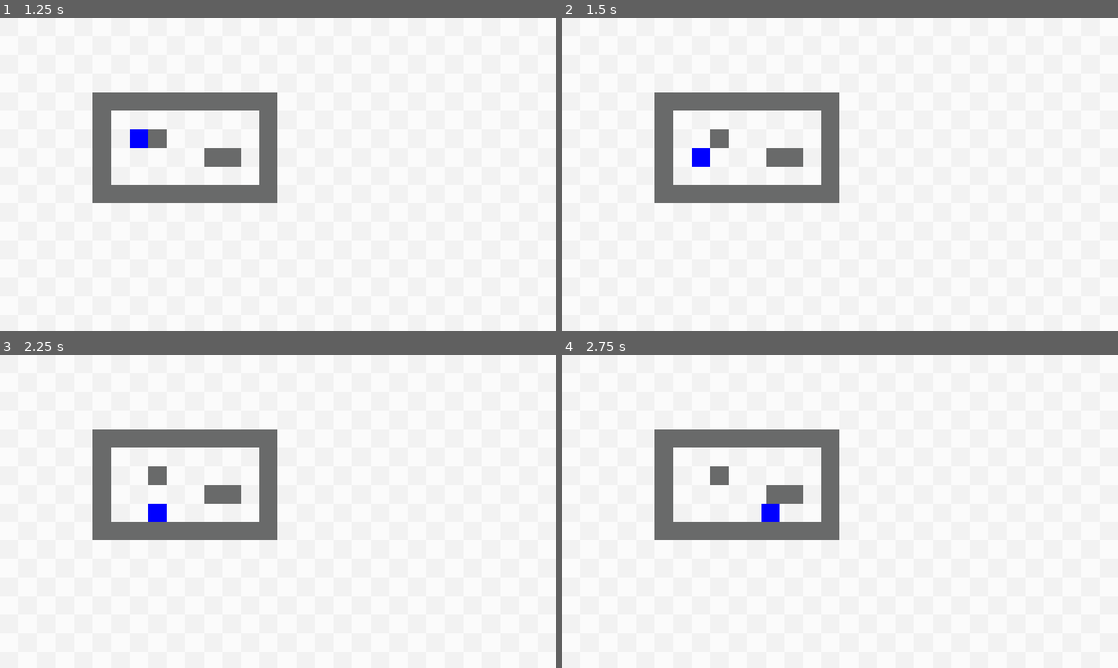
Above: before the commit, frames 1-4 (two rows, left to right).
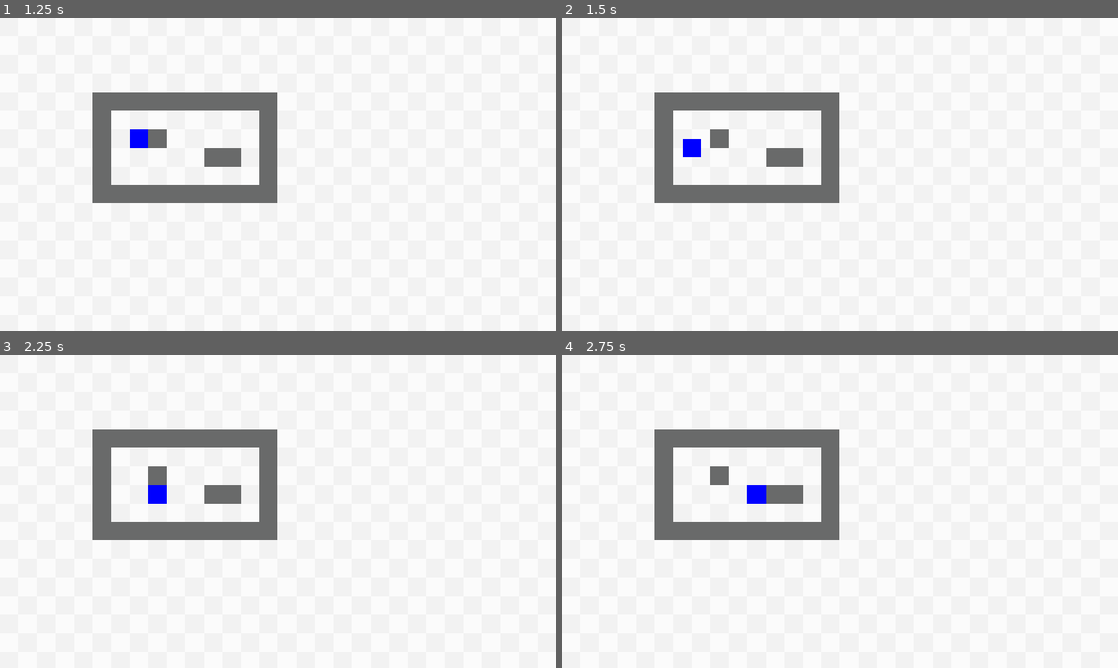
Above: after the commit, the same moments.

Repository: btoosey/Godot-Wild-Jam-99
Game: Godot game, scene res://scenes/main/main.tscn
Same seed, same stepped clock (60 frames per second), same inputs: the game is played once before the commit and once after it.
Inputs:
- Up to frame 1 (1.25 s): tap Enter at 0.5 s; hold D (player_right) from 0.53 s (still down); hold Q (undo, bound only after the commit) from 0.53 s (still down)
- Up to frame 2 (1.5 s): tap Space at 1.25 s; release D (player_right) at 1.28 s; release Q (undo, bound only after the commit) at 1.28 s; hold S (player_down) from 1.28 s (still down); tap Q (undo, bound only after the commit) at 1.35 s
- Up to frame 3 (2.25 s): release S (player_down) at 2.03 s; hold D (player_right) from 2.03 s (still down); hold Q (undo, bound only after the commit) from 2.03 s (still down)
- Up to frame 4 (2.75 s): keep holding D (player_right); keep holding Q (undo, bound only after the commit)

Frame 1 is identical in both runs. In frame 2, 0.3% of the frame differs, in the area x 21-27%, y 38-48%; in frame 3, 0.4%; in frame 4, 0.4%, in the area x 33-40%, y 41-54%.

Commit message:
ADD: Undo player movement

Diff:
--- a/project.godot
+++ b/project.godot
@@ -71,6 +71,11 @@
 , Object(InputEventKey,"resource_local_to_scene":false,"resource_name":"","device":-1,"window_id":0,"alt_pressed":false …(186 unchanged characters)…
 ]
 }
+undo={
+"deadzone": 0.2,
+"events": [Object(InputEventKey,"resource_local_to_scene":false,"resource_name":"","device":-1,"window_id":0,"alt_pressed":false,"shift_pressed":false,"ctrl_pressed":false,"meta_pressed":false,"pressed":false,"keycode":0,"physical_keycode":81,"key_label":0,"unicode":113,"location":0,"echo":false,"script":null)
+]
+}
 
 [physics]
 
--- a/scenes/main/main.gd
+++ b/scenes/main/main.gd
@@ -1,7 +1,12 @@
 extends Node
 
 @onready var game_state_machine: GameStateMachine = $GameStateMachine as GameStateMachine
+@onready var level_log: Node = $LevelLog
+@onready var player: Player = $Player
 
 
 func _ready() -> void:
 	game_state_machine.init()
+	#TODO relocate following lines to the level scene
+	level_log.log_level_state()
+	player.player_moved.connect(level_log.log_level_state)
--- a/scenes/main/main.tscn
+++ b/scenes/main/main.tscn
@@ -9,6 +9,7 @@
 [ext_resource type="Script" uid="uid://ss022f3gt6p5" path="res://scripts/state_machines/game_state_machine/game_states/play_state.gd" id="4_6q06x"]
 [ext_resource type="Script" uid="uid://b2j0u8g8idf04" path="res://scripts/ui/pause_menu/pause_menu.gd" id="6_ow5a4"]
 [ext_resource type="Texture2D" uid="uid://dvabdun4d0cbo" path="res://assets/tilemaps/ground/ground.png" id="7_hujxm"]
+[ext_resource type="Script" uid="uid://eau5olradqj8" path="res://scripts/components/level_log/level_log.gd" id="10_a8run"]
 
 [sub_resource type="TileSetAtlasSource" id="TileSetAtlasSource_yyfjg"]
 texture = ExtResource("7_hujxm")
@@ -211,6 +212,9 @@
 step = 0.001
 value = 1.0
 
+[node name="LevelLog" type="Node" parent="." unique_id=654758267]
+script = ExtResource("10_a8run")
+
 [connection signal="pressed" from="MainMenu/MainMenuButtons/StartGame" to="MainMenu" method="_on_start_game_pressed"]
 [connection signal="pressed" from="PauseMenu/VBoxContainer/ResumeButton" to="PauseMenu" method="_on_resume_button_pressed"]
 [connection signal="value_changed" from="PauseMenu/VBoxContainer/AudioSliders/MasterSlider/MasterSlider" to="PauseMenu" method="_on_master_slider_value_changed"]
--- /dev/null
+++ b/scenes/player/player.gd
@@ -0,0 +1,13 @@
+class_name Player extends CharacterBody2D
+
+signal player_moved
+
+@onready var grid_mover: GridMover = $GridMover
+
+
+func _ready() -> void:
+	grid_mover.player_moved.connect(_on_player_moved)
+
+
+func _on_player_moved() -> void:
+	player_moved.emit()
--- a/scenes/player/player.tscn
+++ b/scenes/player/player.tscn
@@ -1,6 +1,7 @@
 [gd_scene format=3 uid="uid://clr7o1uy75b3p"]
 
 [ext_resource type="Script" uid="uid://ciaxnkmwk6gys" path="res://scripts/components/player/grid_mover.gd" id="1_8afob"]
+[ext_resource type="Script" uid="uid://cd7xcpyhx806m" path="res://scenes/player/player.gd" id="1_dovo2"]
 
 [sub_resource type="Gradient" id="Gradient_x7p2l"]
 colors = PackedColorArray(0, 0, 1, 1, 0, 0, 1, 1)
@@ -13,7 +14,8 @@
 [sub_resource type="RectangleShape2D" id="RectangleShape2D_lynmg"]
 size = Vector2(16, 16)
 
-[node name="Player" type="CharacterBody2D" unique_id=1106888986]
+[node name="Player" type="CharacterBody2D" unique_id=1106888986 groups=["players"]]
+script = ExtResource("1_dovo2")
 
 [node name="Visuals" type="CanvasGroup" parent="." unique_id=1882564382]
 
--- /dev/null
+++ b/scripts/components/level_log/level_log.gd
@@ -0,0 +1,34 @@
+extends Node
+
+var allow_undo := true
+var turn_number := 0
+var level_log := []
+
+
+func _input(event: InputEvent) -> void:
+	if not allow_undo:
+		return
+
+	if event.is_action_pressed("undo"):
+		_undo()
+
+
+func _undo() -> void:
+	if level_log.size() <= 1:
+		return
+
+	var player: Player = get_tree().get_nodes_in_group("players")[0]
+	player.global_position = level_log[-2][0]
+	level_log.pop_back()
+	turn_number -= 1
+
+
+func log_level_state() -> void:
+	var new_state := []
+
+	for player: CharacterBody2D in get_tree().get_nodes_in_group("players"):
+		new_state.append(player.global_position)
+
+	if level_log.is_empty() or level_log[-1] != new_state:
+		level_log.append(new_state)
+		turn_number += 1
--- a/scripts/components/player/grid_mover.gd
+++ b/scripts/components/player/grid_mover.gd
@@ -1,6 +1,7 @@
 class_name GridMover
 extends Node2D
 
+signal player_moved
 
 @export var speed: float
 @export var grid_size: Vector2
@@ -59,7 +60,9 @@
 	player.global_position = player.global_position.move_toward(target_position, step)
 
 	if player.global_position == target_position:
+		player_moved.emit()
 		is_moving = false
+
 
 
 func _process_input() -> void:
Not shown, added: scenes/player/player.gd.uid
Not shown, added: scripts/components/level_log/level_log.gd.uid
